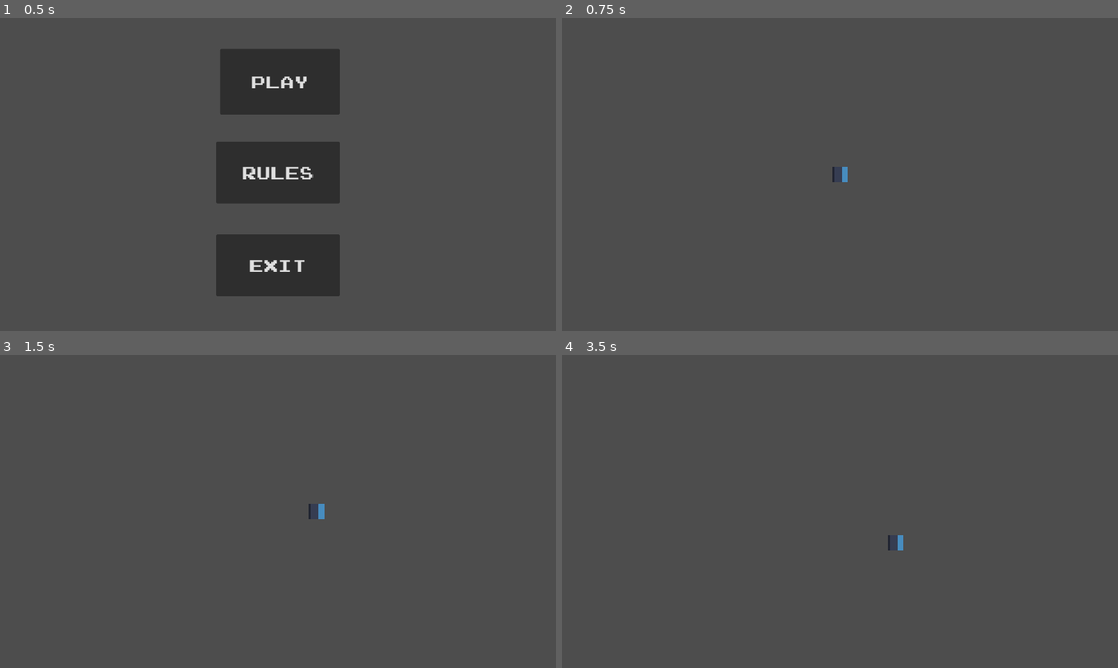
Above: before the commit, frames 1-4 (two rows, left to right).
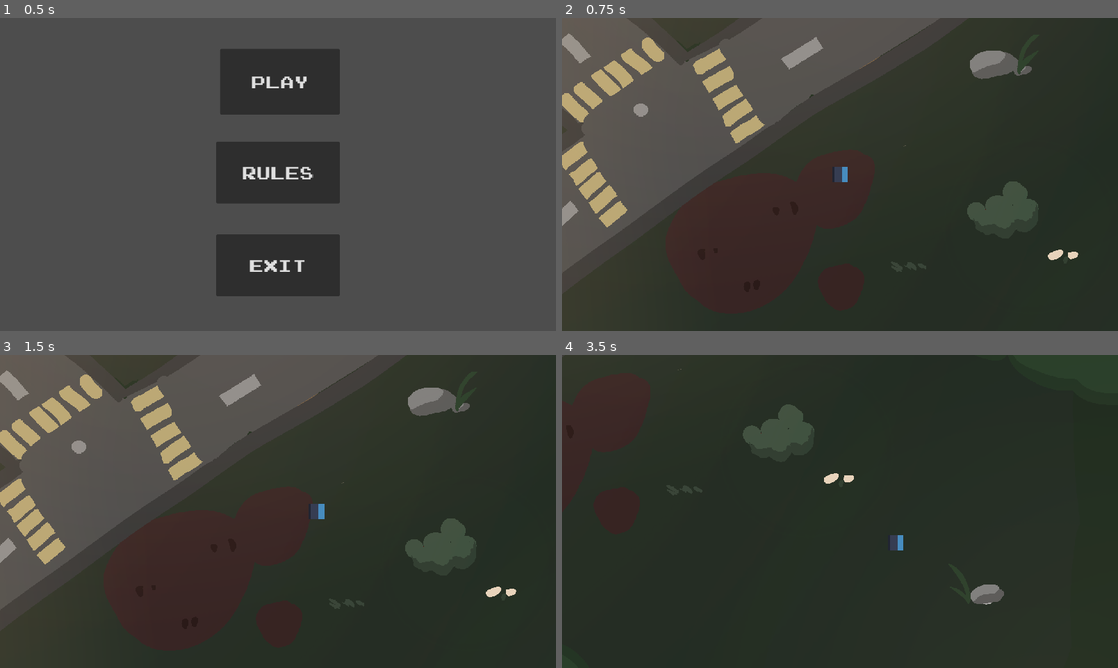
Above: after the commit, the same moments.

Repository: RiadMefti/hackaton-game
Game: Godot game, scene res://GameMenu/menu.tscn
Same seed, same stepped clock (60 frames per second), same inputs: the game is played once before the commit and once after it. The engine's default icon, where the game draws it, is replaced by a stand-in: a white triangle on a blue panel in a dark square.
Inputs:
- Up to frame 1 (0.5 s): no input
- Up to frame 2 (0.75 s): click "Play" at 0.5 s
- Up to frame 3 (1.5 s): tap Enter at 1.25 s; hold D (move_right) from 1.28 s (still down)
- Up to frame 4 (3.5 s): release D (move_right) at 2.03 s; hold S (move_down) 2.03-2.78 s; hold D (move_right) from 2.78 s (still down)

Frame 1 is identical in both runs. In frame 2, 72% of the frame differs, in the area x 0-100%, y 0-100%; in frame 3, 72%; in frame 4, 99%.

Commit message:
background

Diff:
--- a/scenes/level.tscn
+++ b/scenes/level.tscn
@@ -1,6 +1,7 @@
-[gd_scene load_steps=17 format=3 uid="uid://0i73fqvqtfb5"]
+[gd_scene load_steps=18 format=3 uid="uid://0i73fqvqtfb5"]
 
 [ext_resource type="Script" path="res://scenes/movement.gd" id="1_2b6j7"]
+[ext_resource type="Texture2D" uid="uid://1cp5nv0usgi5" path="res://assets/background.png" id="1_vmmdg"]
 [ext_resource type="Texture2D" uid="uid://d1p2yyr4o0r1s" path="res://icon.svg" id="2_q2x37"]
 
 [sub_resource type="RectangleShape2D" id="RectangleShape2D_832ag"]
@@ -99,6 +100,9 @@
 
 [node name="Game" type="Node2D"]
 
+[node name="Sprite2D" type="Sprite2D" parent="."]
+texture = ExtResource("1_vmmdg")
+
 [node name="Player" type="CharacterBody2D" parent="."]
 script = ExtResource("1_2b6j7")
 
Binary file added: assets/background.png
Not shown, added: assets/background.png.import
